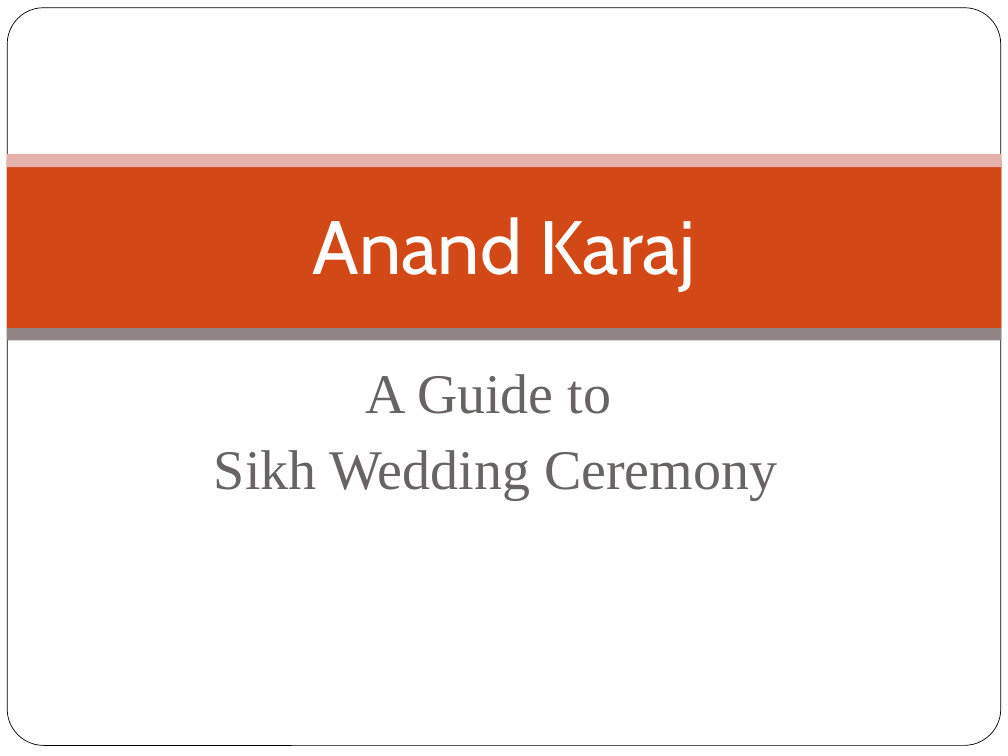
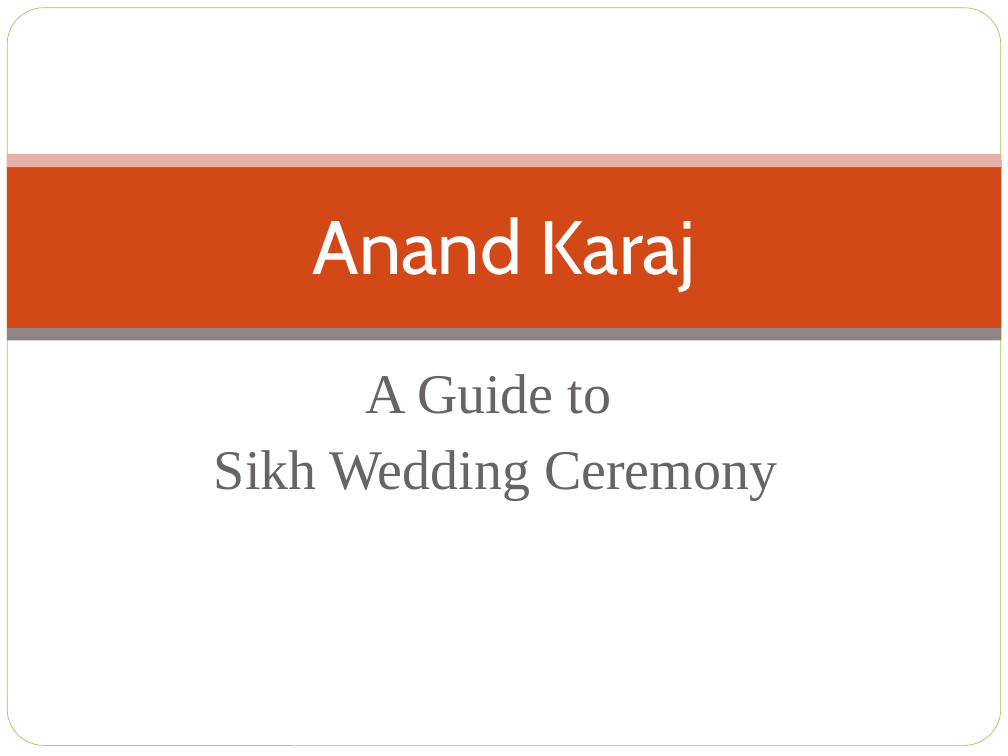
Before and after one commit to jagatsingh/sikhism, a slide deck: slide 1 of presentations/Anand Karaj Presentation.pptx. Drawn at 1008x756 pixels with LibreOffice and Linux fonts; fonts in the diff are those of the drawing; background and template pictures are left out. Boxes give left, top, right and bottom in pixels: in the first picture for what was removed or moved away, otherwise in the second. Text is boxed around its words. In the diff, an @@ line names an element or a change of style, - is before the commit and + after.

Commit message:
Theme changes

```diff
--- a/presentations/Anand Karaj Presentation.pptx
+++ b/presentations/Anand Karaj Presentation.pptx
@@ rounded rectangle at (7,8,1001,746): outline #000000 0.5 pt to #92D050 0.5 pt @@
```
Also in this commit, not shown: 3 other slides changed.
